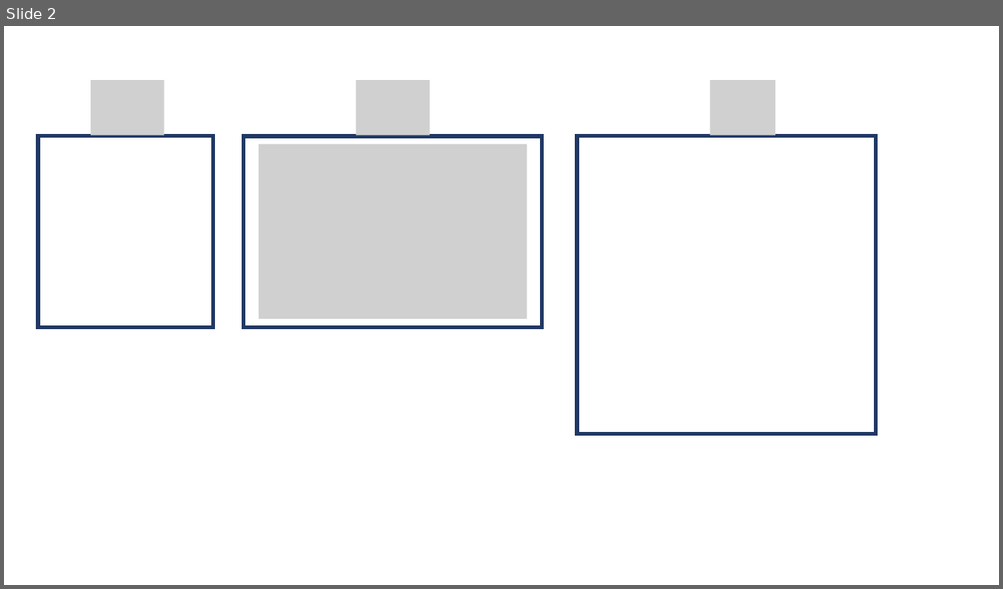
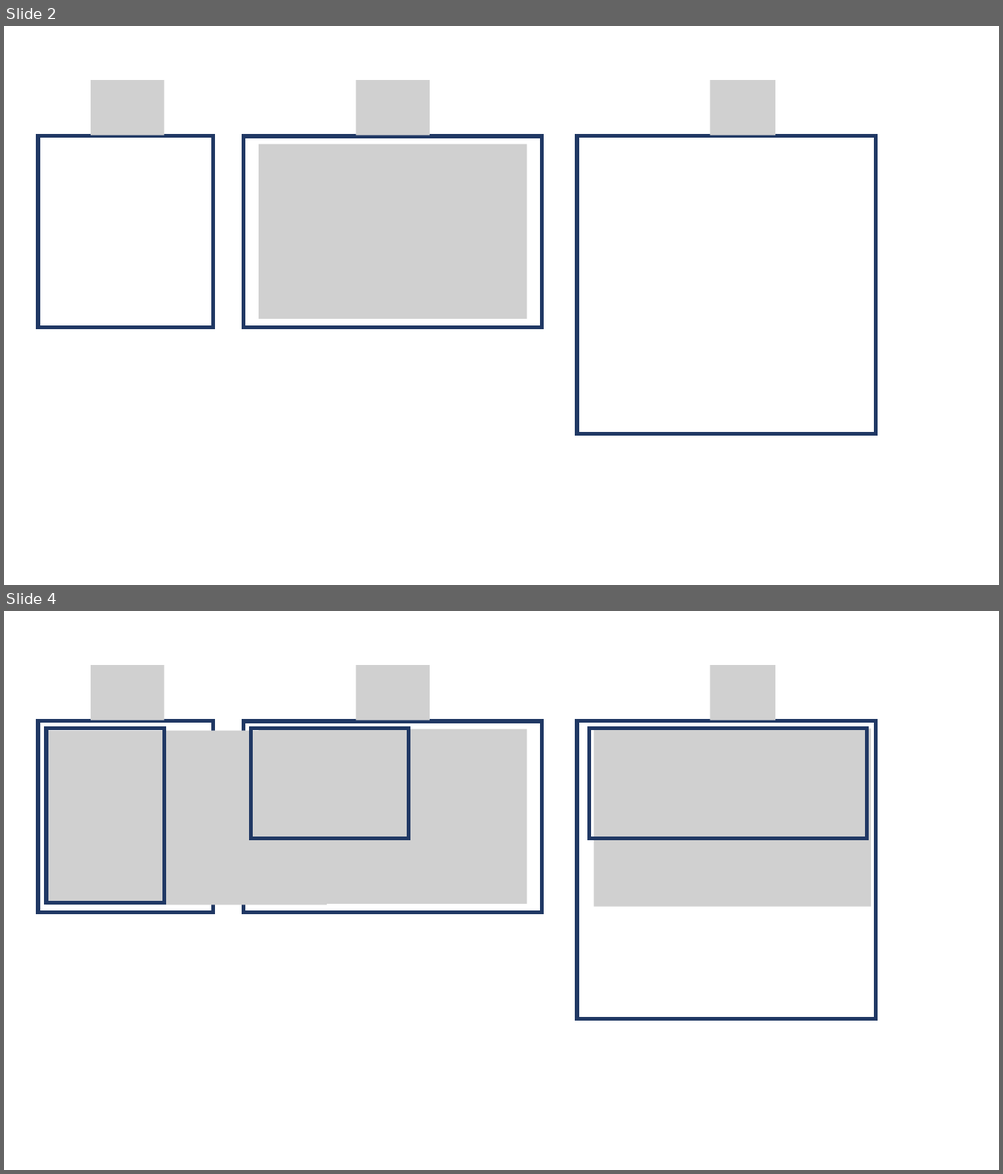
Before and after one commit to mcrovella/CS132-Geometric-Algorithms, a slide deck: images/Lecture 25 Figures.pptx. Shown one above the other, each under a label of ours: slide 2 before the commit, slides 2 and 4 after it; the slides between them are not shown. The pictures are 1003x589 and 1003x1174 pixels, drawn with LibreOffice and Linux fonts; fonts in the diff are those of the drawing; grey boxes stand for pictures. Boxes give left, top, right and bottom in pixels: in the first picture for what was removed or moved away, otherwise in the second. Text is boxed around its words. In the diff, an @@ line names an element or a change of style, - is before the commit and + after.

```diff
--- a/images/Lecture 25 Figures.pptx
+++ b/images/Lecture 25 Figures.pptx
@@ slide 4 added at box(4, 611, 999, 1170), background #FFFFFF @@
@@ picture added at box(91, 665, 165, 720) @@
@@ picture added at box(356, 665, 430, 720) @@
@@ picture added at box(710, 665, 776, 720) @@
@@ rectangle added at box(38, 721, 213, 912), outline #203864 3.75 pt @@
@@ rectangle added at box(244, 721, 542, 913), outline #203864 3.75 pt @@
@@ rectangle added at box(577, 721, 876, 1019), outline #203864 3.75 pt @@
@@ picture added at box(45, 730, 327, 905) @@
@@ rectangle added at box(45, 728, 164, 903), outline #203864 3.75 pt @@
@@ rectangle added at box(251, 728, 408, 839), outline #203864 3.75 pt @@
@@ picture added at box(259, 729, 527, 903) @@
@@ rectangle added at box(589, 729, 868, 840), outline #203864 3.75 pt @@
@@ picture added at box(594, 729, 871, 907) @@
```
Also in this commit, not shown: 1 other slide added, 3 other files.
